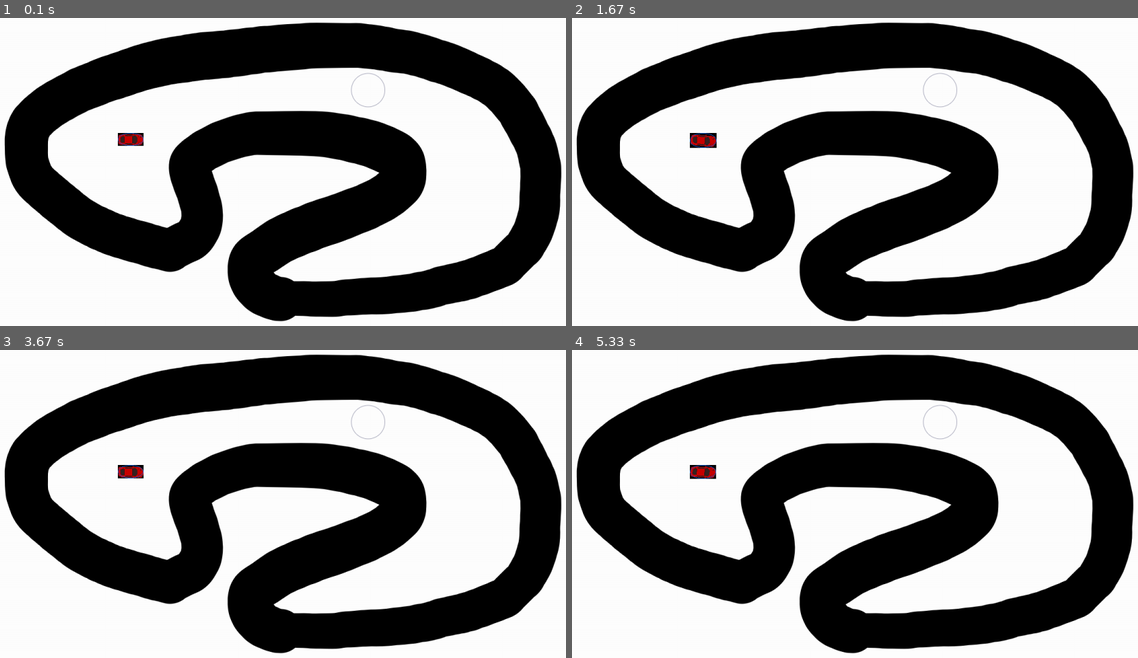
Above: before the commit, frames 1-4 (two rows, left to right).
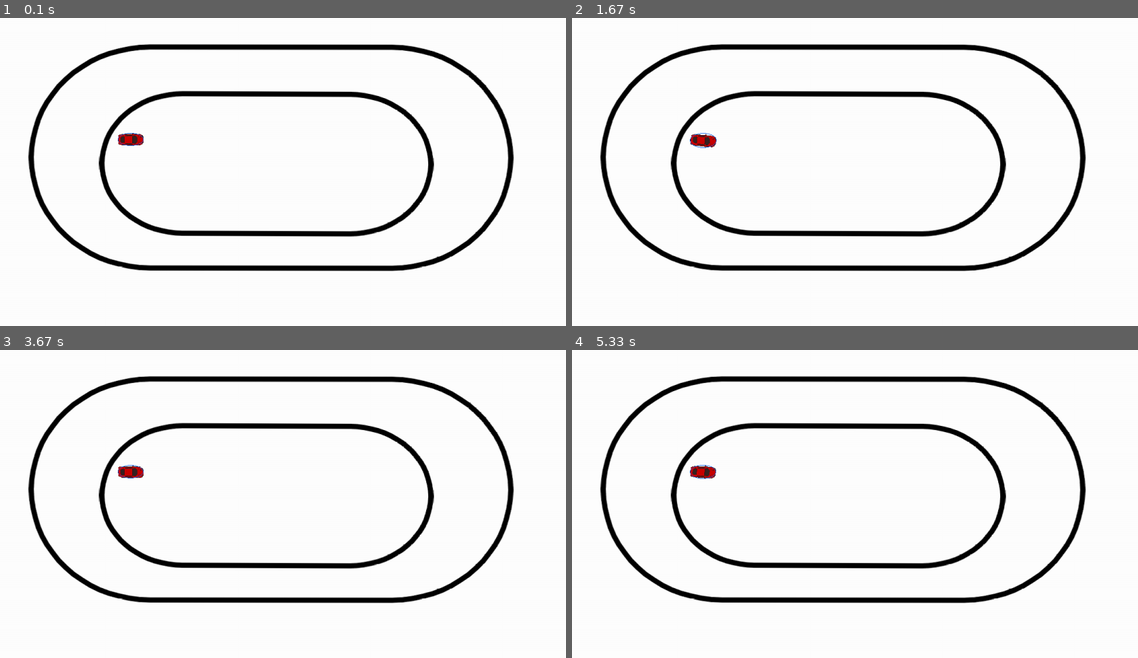
Above: after the commit, the same moments.

Repository: marcroy898/RLSimulation
Game: pygame game, started from main.py
Same seed, same stepped clock (60 frames per second), same inputs: the game is played once before the commit and once after it.
Inputs:
- Up to frame 1 (0.1 s): no input
- Up to frame 2 (1.67 s): hold D 0.33-0.8 s; hold D 1.17-1.63 s
- Up to frame 3 (3.67 s): hold A 1.67-2.2 s; hold A 2.57-2.97 s; hold D from 3.4 s (still down)
- Up to frame 4 (5.33 s): release D at 4.03 s; hold A 4.47-4.93 s; hold D from 4.97 s (still down)

The runs differ from the first frame. In frame 1, 45% of the frame differs, in the area x 0-100%, y 1-99%; in frame 2, 45%; in frame 3, 45%; in frame 4, 45%.

Commit message:
Basic collision(Doesn't really work) implementation

Diff:
--- a/car.py
+++ b/car.py
@@ -1,8 +1,6 @@
-import time
 import pygame
 from math import *
 from config_var import *
-import numpy as np
 
 class Car:
 
@@ -10,21 +8,22 @@
         self.position = [x, y]
         self.velocity = 0
         self.acceleration = 0
-        self.pointing_vector = [0, 0]
+        self.pointing_vector = [0, 0]  #Points in the direction the car is facing
 
         self.angle = 0
         self.rotate_factor = 0
         self.source_image = pygame.image.load(image).convert()
-        self.source_image = pygame.transform.scale(self.source_image, (50,25))
-        self.image = self.source_image
+        self.source_image.set_colorkey((0, 0, 0))  #Makes car background transparent
+        self.source_image = pygame.transform.scale(self.source_image, (50, 25))
+        self.image = self.source_image #Reference for rotation
         self.rect = self.image.get_rect().move(self.position)
 
     def rotate_sequence(self):
-        self.angle = self.rotate_factor % 360 #Prevent rotation overflow
+        self.angle = self.rotate_factor % 360  #Prevent rotation overflow
         self.image = pygame.transform.rotate(self.source_image, self.angle)
 
         #Keeps the car in place when rotating
-        x,y = self.rect.center
+        x, y = self.rect.center
         self.rect = self.image.get_rect()
         self.rect.center = (x, y)
 
@@ -70,4 +69,4 @@
         dy = self.velocity * self.pointing_vector[1]
         self.position = [self.position[0] + dx, self.position[1] - dy] #Subtract from y since top corner is Y=0
 
-        print("Pos: " + str(self.position) + " Velocity: " + str(self.velocity) + " Acc: " + str(self.acceleration))
+        #print("Pos: " + str(self.position) + " Velocity: " + str(self.velocity) + " Acc: " + str(self.acceleration))
--- a/config_var.py
+++ b/config_var.py
@@ -1,4 +1,11 @@
 #Car Constants
 FRICTION = 0.0002
 MAX_SPEED = .5
-ACCELERATION_CONSTANT = .0004
+ACCELERATION_CONSTANT = .0003
+
+#Track constants
+CURRENT_TRACK = 'Assets/Track2.png'
+
+#Game Constants
+WINDOW_WIDTH = 1200
+WINDOW_HEIGHT = 700
--- a/main.py
+++ b/main.py
@@ -1,16 +1,23 @@
 import pygame
 from car import Car
+from config_var import *
+from track import Track
 
 class Game:
     def __init__(self):
-        self.screen = pygame.display.set_mode((1200, 700))
+        self.screen = pygame.display.set_mode((WINDOW_WIDTH, WINDOW_HEIGHT))
         self.player_car = Car(280, 280, 'Assets/car.png', .05)
-        self.track = pygame.image.load('Assets/Track1.png')
+        self.game_track = Track()
+
+    def check_collision(self):
+        rounded_position = [round(num, 1) for num in self.player_car.position]  #Have to round since black pixel list also rounded
+        if rounded_position in self.game_track.track_border_points:
+            print("Collision!")
 
     def game_loop(self):
         running = True
         while running:
-            self.screen.blit(self.track, (0,0))  # Background drawn first
+            self.screen.blit(self.game_track.track_image, (0, 0))  # Background drawn first
 
             for event in pygame.event.get():
                 if event.type == pygame.QUIT:
@@ -19,6 +26,7 @@
             self.screen.blit(self.player_car.image, self.player_car.rect)
             pygame.draw.ellipse(self.screen, (12, 96, 232), self.player_car.rect, width=1)
             self.player_car.update_pos()
+            self.check_collision()
             pygame.display.update()
 
 
--- /dev/null
+++ b/track.py
@@ -0,0 +1,17 @@
+import pygame
+import numpy as np
+from config_var import *
+
+class Track:
+    def __init__(self):
+        self.track_image = pygame.image.load(CURRENT_TRACK)
+        self.track_border_points = self.create_track_points_list()
+
+    def create_track_points_list(self):
+        list_points = []
+        for y in range(WINDOW_HEIGHT):
+            for x in range(WINDOW_WIDTH):
+                if self.track_image.get_at((x, y))[0] == 0:
+                    list_points.append([x, y])
+
+        return list_points
Binary file added: Assets/Track2.png
